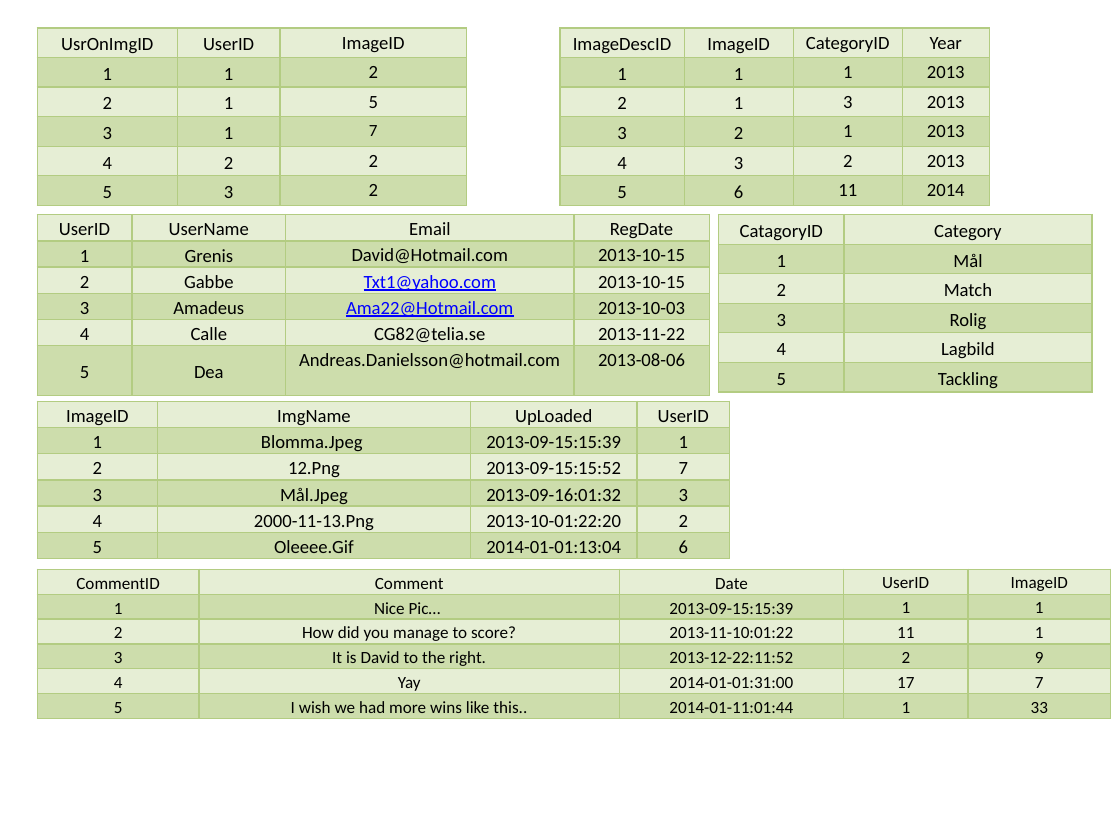
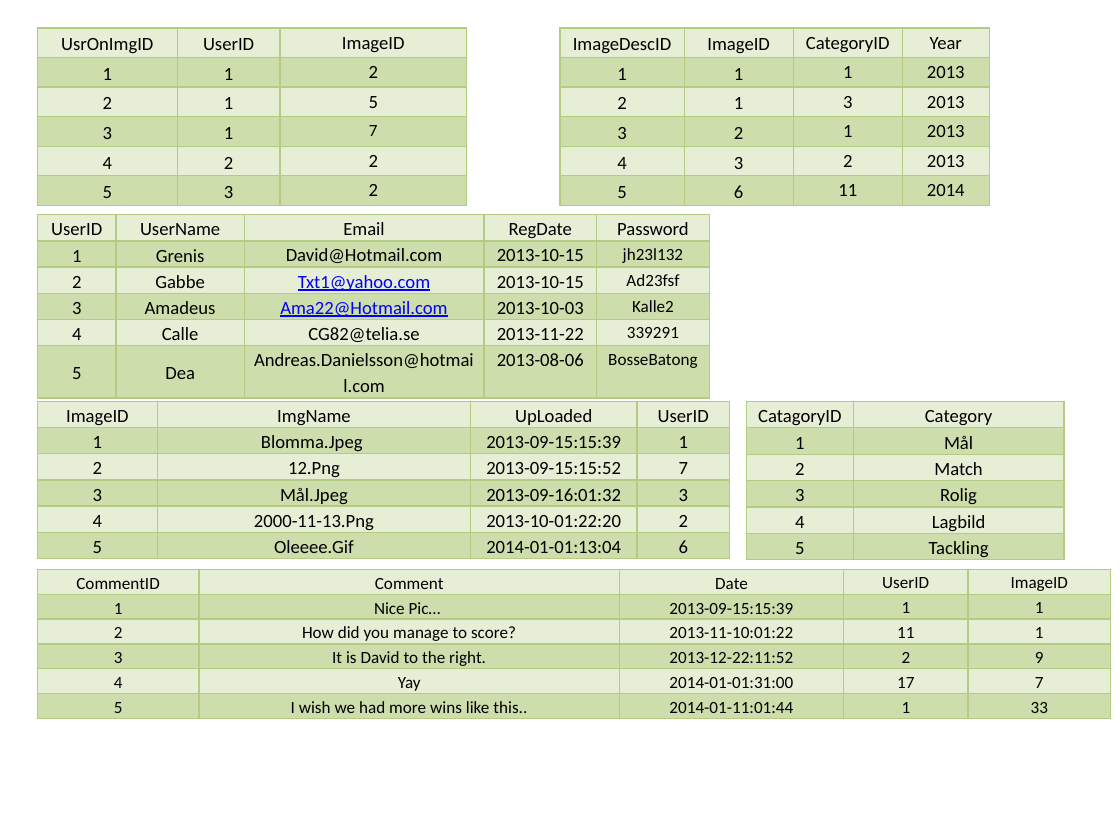
Before and after one commit to Grenmyr/vt14-3-1-individuellt-arbete, a slide deck: slide 5 of Databasteknik AKS/projektet.pptx. Drawn at 1120x840 pixels with LibreOffice and Linux fonts; fonts in the diff are those of the drawing. Boxes give left, top, right and bottom in pixels: in the first picture for what was removed or moved away, otherwise in the second. Text is boxed around its words. In the diff, an @@ line names an element or a change of style, - is before the commit and + after.

```diff
--- a/Databasteknik AKS/projektet.pptx
+++ b/Databasteknik AKS/projektet.pptx
@@ table at bbox=[37, 215, 709, 402] @@
+column 5: Password | jh23l132 | Ad23fsf | Kalle2 | 339291 | BosseBatong
@@ table: place and size @@
-table at bbox=[719, 215, 1092, 392]
+table at bbox=[747, 401, 1064, 564]
```
Also in this commit, not shown: 5 other slides changed, 1 other file.
